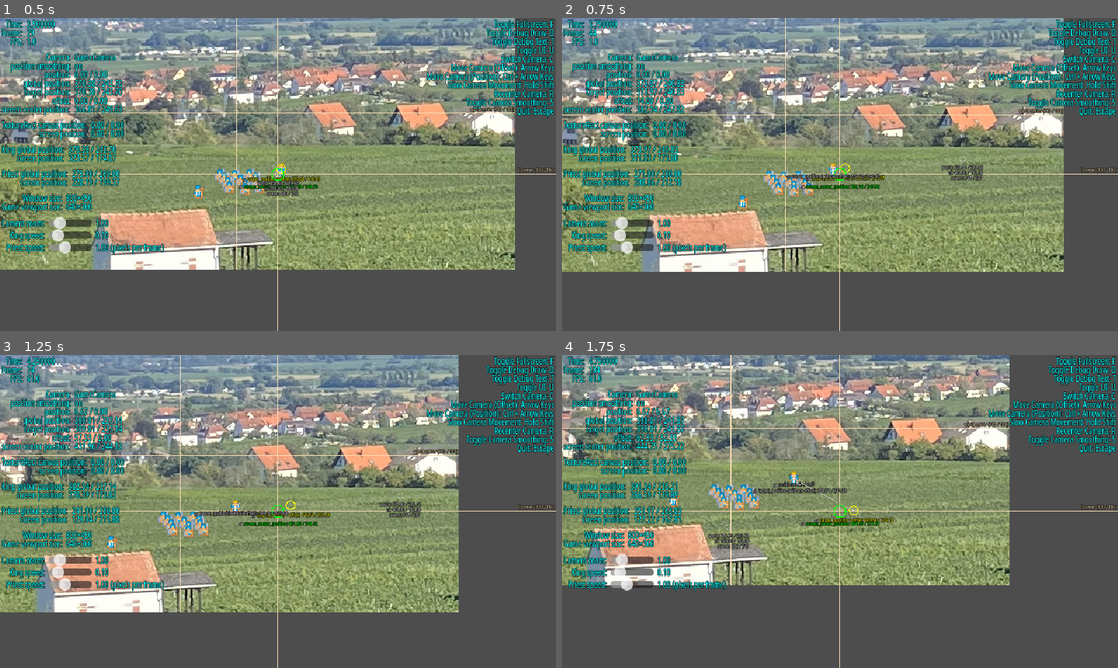
Above: before the commit, frames 1-4 (two rows, left to right).
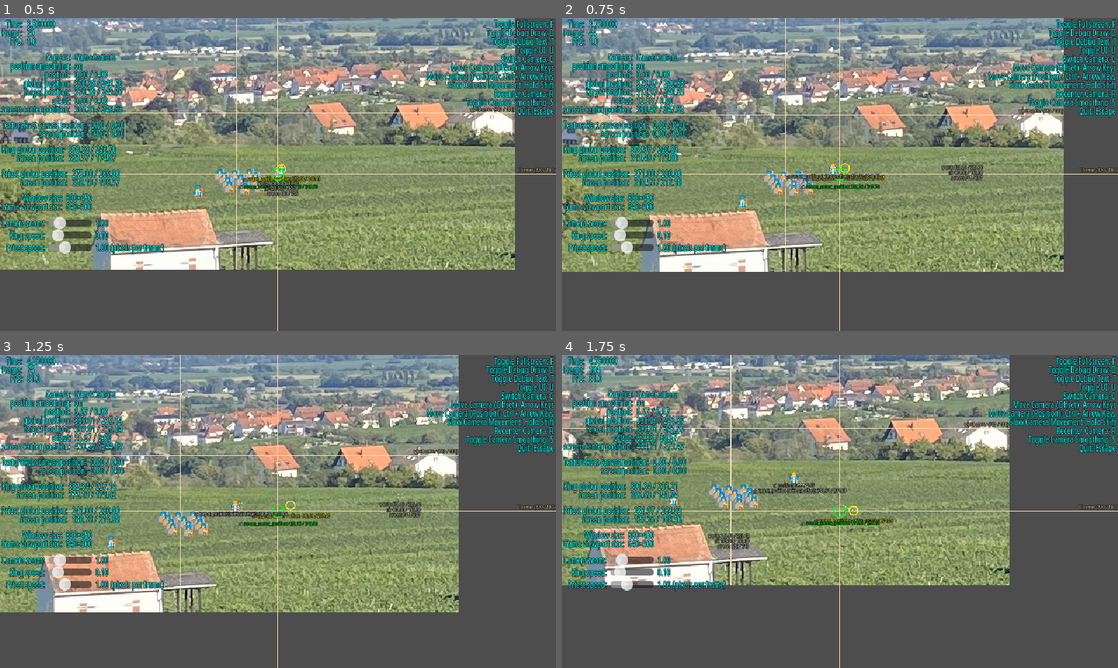
Above: after the commit, the same moments.

Repository: Toxe/godot-pixel-style
Game: Godot game, scene res://scenes/main.tscn
The game is run twice, just before and just after one commit, with the same random seed, the same clock (stepped at 60 frames per second) and the same inputs.
Inputs (mouse positions are in pixels of both pictures, inside the frame that each line leads up to):
- Up to frame 1 (0.5 s): no input
- Up to frame 2 (0.75 s): tap Enter at 0.5 s; move the mouse to (962, 158) at 0.52 s; hold Right (ui_right) from 0.53 s (still down); tap Shift at 0.6 s
- Up to frame 3 (1.25 s): keep holding Right (ui_right); tap Ctrl at 0.8 s
- Up to frame 4 (1.75 s): move the mouse to (728, 527) at 1.27 s; release Right (ui_right) at 1.28 s; hold Down (ui_down) from 1.28 s (still down); tap Ctrl at 1.35 s; tap Shift at 1.55 s

Frame 1 is identical in both runs. In frame 2, 0.3% of the frame differs, in the area x 13-76%, y 24-55%; in frame 3, 0.6%; in frame 4, 0.7%, in the area x 14-60%, y 24-59%.

Commit message:
Move camera movement code to CameraManager

Diff:
--- a/PixelStyle/scenes/camera_manager.gd
+++ b/PixelStyle/scenes/camera_manager.gd
@@ -3,6 +3,16 @@
 @export var cameras: Array[Camera2D]
 
 @onready var current_camera: Camera2D = _get_first_enabled_camera()
+
+
+func _process(delta: float) -> void:
+    var camera_movement := Input.get_vector("ui_left", "ui_right", "ui_up", "ui_down")
+    if !camera_movement.is_zero_approx():
+        var camera_speed := 0.1 if Input.is_physical_key_pressed(Key.KEY_SHIFT) else 1.0
+        if Input.is_physical_key_pressed(Key.KEY_CTRL):
+            current_camera.position += camera_movement * 100.0 * delta * camera_speed
+        else:
+            current_camera.offset += camera_movement * 100.0 * delta * camera_speed
 
 
 func _get_first_enabled_camera() -> Camera2D:
--- a/PixelStyle/scenes/ui.gd
+++ b/PixelStyle/scenes/ui.gd
@@ -18,16 +18,8 @@
 @onready var window_size_label: Label = $HBoxContainer/VBoxContainer/HBoxContainer5/WindowSizeLabel
 
 
-func _process(delta: float) -> void:
+func _process(_delta: float) -> void:
     var current_camera := camera_manager.current_camera
-    var camera_movement := Input.get_vector("ui_left", "ui_right", "ui_up", "ui_down")
-
-    if !camera_movement.is_zero_approx():
-        var camera_speed := 0.1 if Input.is_physical_key_pressed(Key.KEY_SHIFT) else 1.0
-        if Input.is_physical_key_pressed(Key.KEY_CTRL):
-            current_camera.position += camera_movement * 100.0 * delta * camera_speed
-        else:
-            current_camera.offset += camera_movement * 100.0 * delta * camera_speed
 
     frame_label.text = "%0.6f\n%d\n%0.1f" % [Time.get_ticks_usec() / 1_000_000.0, Engine.get_process_frames(), Performance.get_monitor(Performance.TIME_FPS)]
     camera_label.text = "%s\n%s\n%s\n%s\n%s\n%s\n%s" % [
